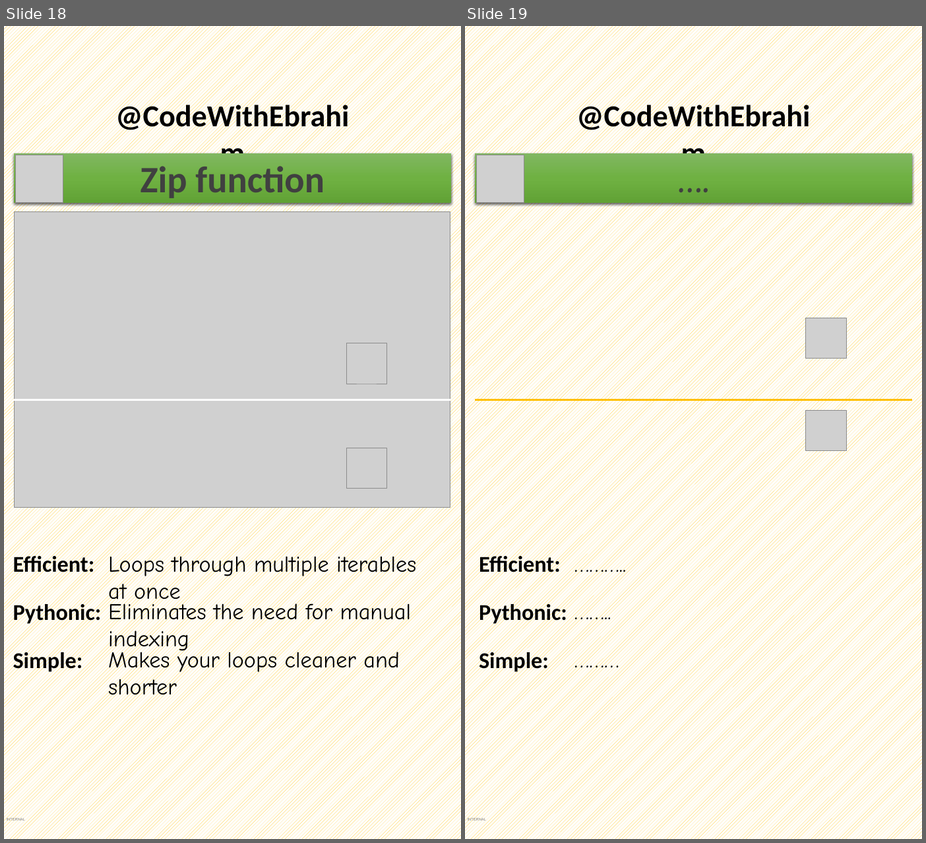
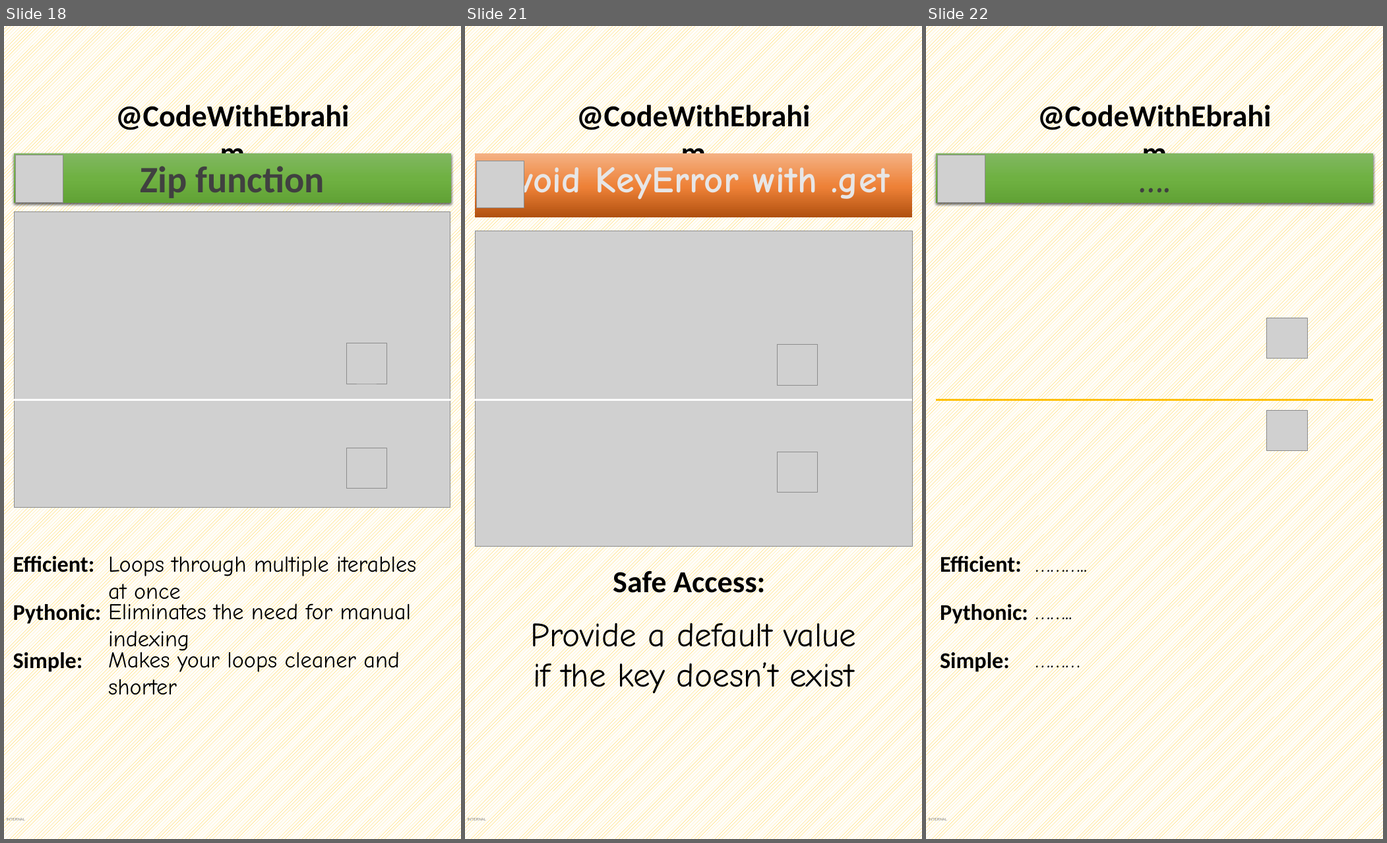
Before and after one commit to ebrahimsalehi1/python_codes, a slide deck: assets/get-ready.pptx. Shown side by side, each under a label of ours: slides 18 and 19 before the commit, slides 18, 21 and 22 after it; the slides between them are not shown. The pictures are 926x843 and 1387x843 pixels, drawn with LibreOffice and Linux fonts; fonts in the diff are those of the drawing; grey boxes stand for pictures; background and template pictures are left out. Boxes give left, top, right and bottom in pixels: in the first picture for what was removed or moved away, otherwise in the second. Text is boxed around its words. In the diff, an @@ line names an element or a change of style, - is before the commit and + after.

```diff
--- a/assets/get-ready.pptx
+++ b/assets/get-ready.pptx
@@ slide 21 added at box(465, 26, 922, 839), background pattern #FFC000 on #FFFFFF; not listed: 2 template elements that a slide beside it also shows @@
@@ rectangle added at box(475, 153, 912, 217), fill gradient #B0500F to #EE8137 to #F4B183, 66 pt, text #E7E6E6, bold @@
+Avoid KeyError with .get
@@ picture added at box(477, 161, 524, 208) @@
@@ picture added at box(475, 231, 912, 546) @@
@@ picture added at box(777, 344, 818, 385) @@
@@ line added from (475, 400) to (912, 400), #FFFFFF 3 pt @@
@@ picture added at box(777, 452, 818, 493) @@
@@ text added at box(613, 567, 765, 600), 54 pt, text #000000, bold @@
+Safe Access:
@@ text added at box(530, 617, 856, 697), 60 pt, text #000000 @@
+Provide a default value if the key doesn’t exist
@@ what was slide 19 is now slide 22 @@
```
Also in this commit, not shown: 2 other slides added, 9 other files.
